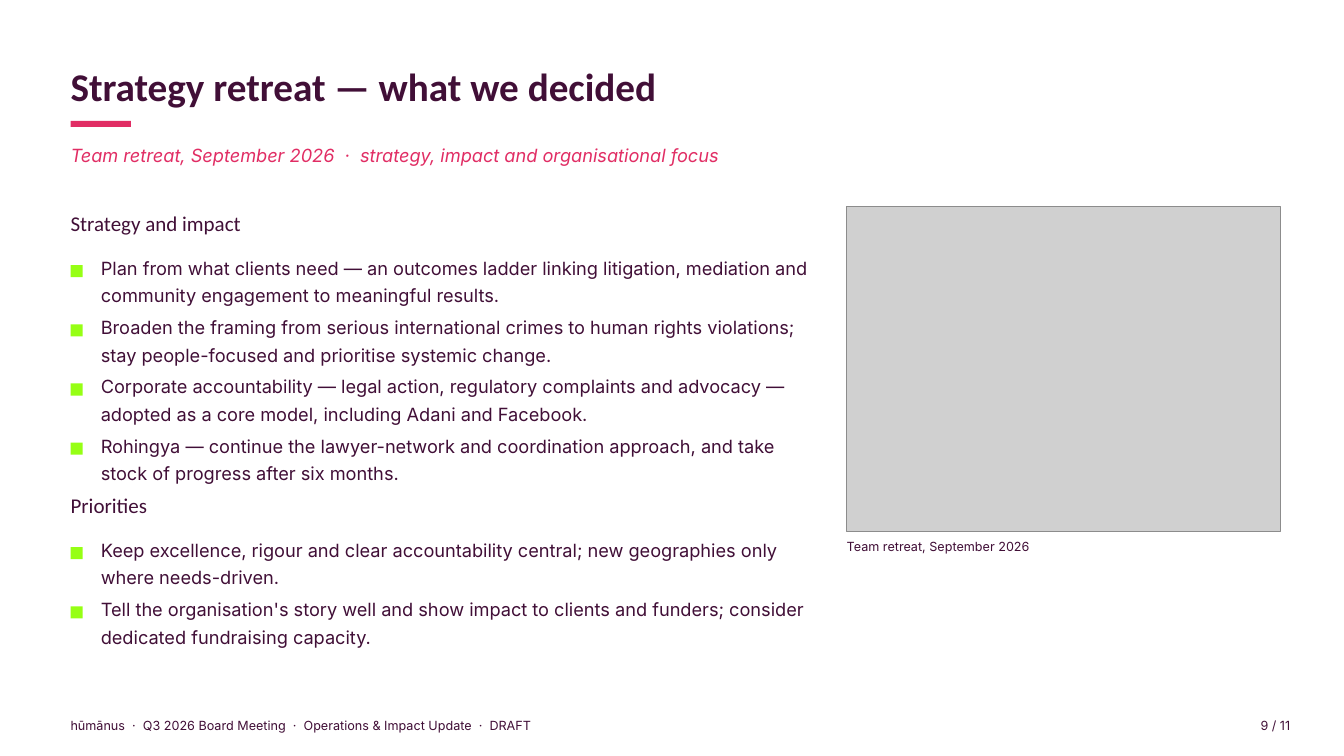
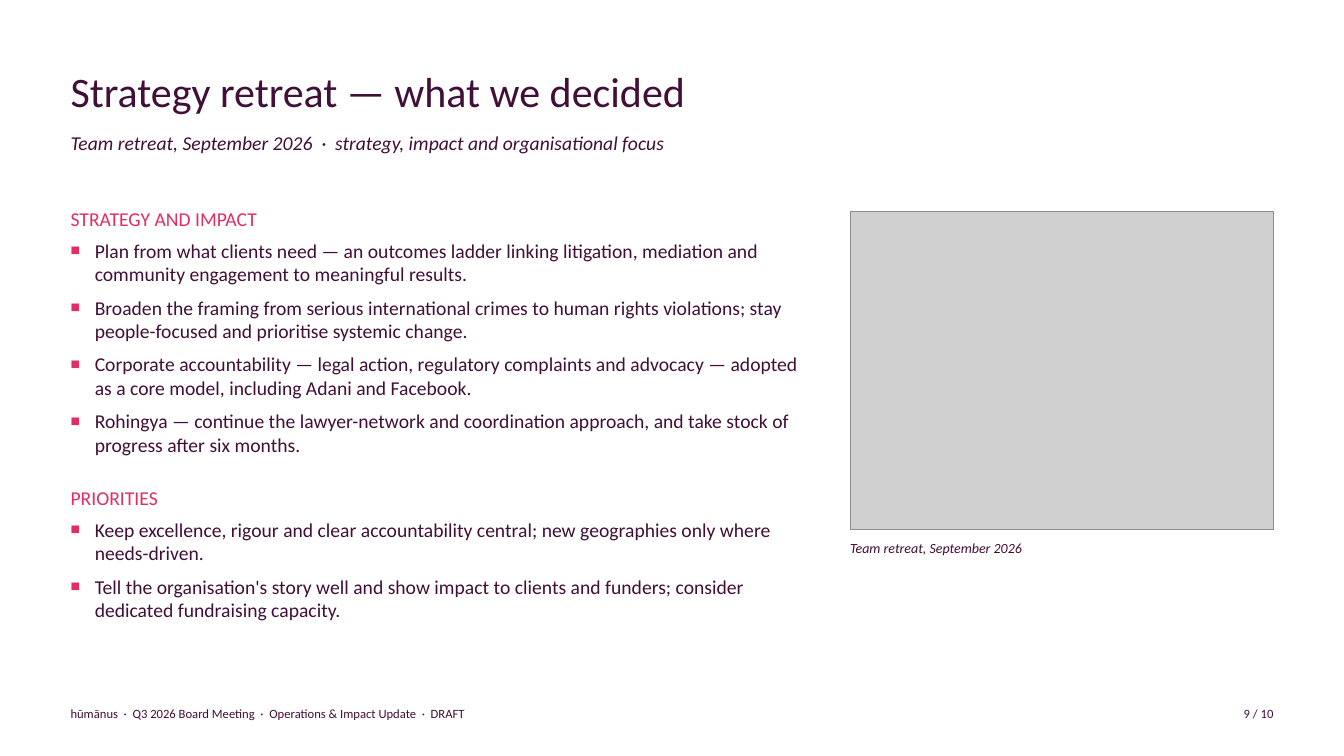
Before and after one commit to evafrances04/humanusGovernance, a slide deck: slide 9 of 2026/Q3/ED-Operations-Impact-Q3-2026-DRAFT.pptx. Drawn at 1344x756 pixels with LibreOffice and Linux fonts; fonts in the diff are those of the drawing; grey boxes stand for pictures. Boxes give left, top, right and bottom in pixels: in the first picture for what was removed or moved away, otherwise in the second. Text is boxed around its words. In the diff, an @@ line names an element or a change of style, - is before the commit and + after.

```diff
--- a/2026/Q3/ED-Operations-Impact-Q3-2026-DRAFT.pptx
+++ b/2026/Q3/ED-Operations-Impact-Q3-2026-DRAFT.pptx
@@ rectangle removed at (x1=0, y1=0, x2=1344, y2=756) @@
@@ text "Strategy retreat — what we ..." at (x1=71, y1=78, x2=685, y2=115): size 28 to 30 pt, bold off; line spacing 1.15 to 1; vertical alignment top to bottom @@
@@ text "Team retreat, September 2026 · ..." moved from (x1=71, y1=148, x2=719, y2=166) to (x1=71, y1=136, x2=664, y2=154) @@
@@ text "Team retreat, September 2026 · ..." at (x1=71, y1=136, x2=664, y2=154): size 13 to 14 pt, font Inter to Calibri, text colour #E12D64 to #410F37; line spacing 1.15 to 1 @@
@@ rectangle removed at (x1=71, y1=121, x2=131, y2=127) @@
@@ text removed at (x1=71, y1=216, x2=241, y2=235) @@
-Strategy and impact
@@ text added at (x1=71, y1=213, x2=798, y2=621), 14 pt, text #410F37 @@
+STRATEGY AND IMPACT
+■ Plan from what clients need — an outcomes ladder linking litigation, mediation and community engagement to meaningful results.
+■ Broaden the framing from serious international crimes to human rights violations; stay people-focused and prioritise systemic change.
+■ Corporate accountability — legal action, regulatory complaints and advocacy — adopted as a core model, including Adani and Facebook.
+■ Rohingya — continue the lawyer-network and coordination approach, and take stock of progress after six months.
+PRIORITIES
+■ Keep excellence, rigour and clear accountability central; new geographies only where needs-driven.
+■ Tell the organisation's story well and show impact to clients and funders; consider dedicated fundraising capacity.
@@ picture resized from (x1=847, y1=207, x2=1280, y2=532) to (x1=850, y1=212, x2=1273, y2=529) @@
@@ rectangle removed at (x1=71, y1=265, x2=83, y2=277) @@
@@ text removed at (x1=101, y1=261, x2=807, y2=306) @@
-Plan from what clients need — an outcomes ladder linking litigation, mediation and community engagement to meaningful results.
@@ rectangle removed at (x1=71, y1=325, x2=83, y2=337) @@
@@ text removed at (x1=101, y1=320, x2=794, y2=366) @@
-Broaden the framing from serious international crimes to human rights violations; stay people-focused and prioritise systemic change.
@@ rectangle removed at (x1=71, y1=383, x2=83, y2=395) @@
@@ text removed at (x1=101, y1=379, x2=761, y2=425) @@
-Corporate accountability — legal action, regulatory complaints and advocacy — adopted as a core model, including Adani and Facebook.
@@ rectangle removed at (x1=71, y1=443, x2=83, y2=455) @@
@@ text removed at (x1=101, y1=439, x2=774, y2=484) @@
-Rohingya — continue the lawyer-network and coordination approach, and take stock of progress after six months.
@@ text removed at (x1=71, y1=498, x2=147, y2=513) @@
-Priorities
@@ text "Team retreat, September 2026" at (x1=850, y1=543, x2=1022, y2=556): size 9 to 10 pt, font Inter to Calibri, italic on; line spacing 1.15 to 1 @@
@@ rectangle removed at (x1=71, y1=547, x2=83, y2=560) @@
@@ text removed at (x1=101, y1=543, x2=777, y2=585) @@
-Keep excellence, rigour and clear accountability central; new geographies only where needs-driven.
@@ rectangle removed at (x1=71, y1=606, x2=83, y2=618) @@
@@ text removed at (x1=101, y1=602, x2=804, y2=648) @@
-Tell the organisation's story well and show impact to clients and funders; consider dedicated fundraising capacity.
@@ text "hūmānus · Q3 2026 Board ..." moved from (x1=71, y1=720, x2=532, y2=733) to (x1=71, y1=709, x2=465, y2=720) @@
@@ text "hūmānus · Q3 2026 Board ..." at (x1=71, y1=709, x2=465, y2=720): font Inter to Calibri; line spacing 1.15 to 1 @@
@@ text at (x1=1244, y1=710, x2=1274, y2=718): text changed; font Inter to Calibri @@
-9 / 11
+9 / 10
```
Also in this commit, not shown: 9 other slides changed, 1 slide removed, 2 other files.
